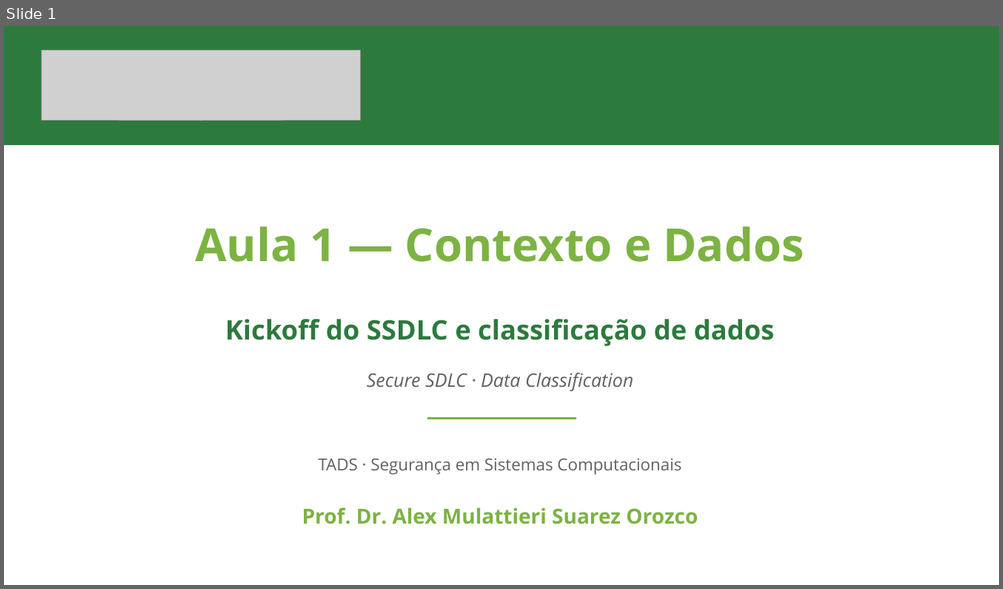
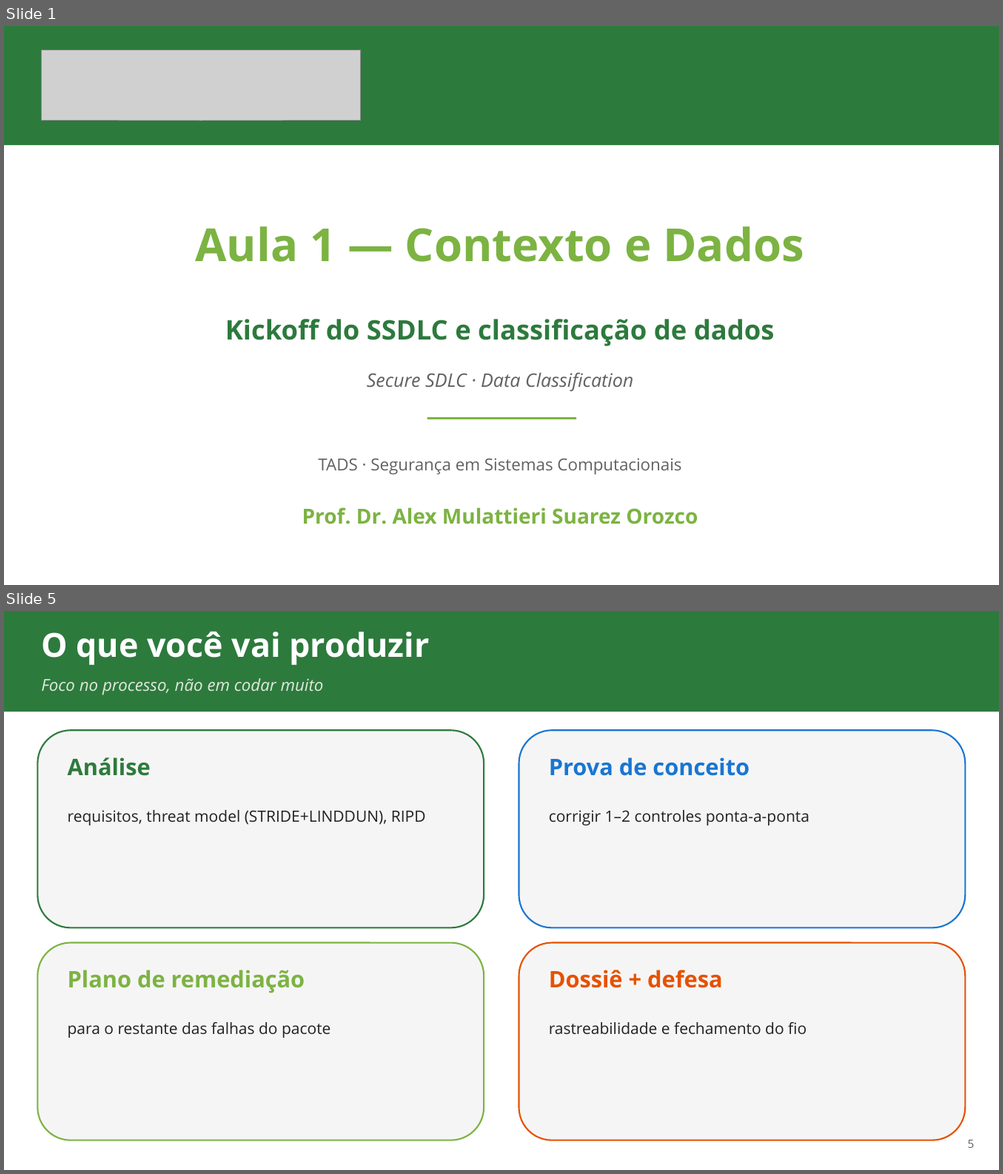
Before and after one commit to ads-sapucaia-ssc/SSC, a slide deck: aulas/aula-01-contexto-e-dados.pptx. Shown one above the other, each under a label of ours: slide 1 before the commit, slides 1 and 5 after it; the slides between them are not shown. The pictures are 1003x589 and 1003x1174 pixels, drawn with LibreOffice and Linux fonts; fonts in the diff are those of the drawing; grey boxes stand for pictures. Boxes give left, top, right and bottom in pixels: in the first picture for what was removed or moved away, otherwise in the second. Text is boxed around its words. In the diff, an @@ line names an element or a change of style, - is before the commit and + after.

```diff
--- a/aulas/aula-01-contexto-e-dados.pptx
+++ b/aulas/aula-01-contexto-e-dados.pptx
@@ slide 5 added at [4, 611, 999, 1170], background #FFFFFF @@
@@ rectangle added at [4, 611, 999, 712], fill #2D7A3D @@
@@ text added at [41, 631, 430, 665], 32 pt, text #FFFFFF, bold @@
+O que você vai produzir
@@ text added at [41, 678, 324, 695], 16 pt, text #E0E8DB, italic @@
+Foco no processo, não em codar muito
@@ rounded rectangle added at [37, 730, 484, 928], fill #F5F5F5, outline #2D7A3D 1.5 pt @@
@@ rounded rectangle added at [519, 730, 965, 928], fill #F5F5F5, outline #1976D2 1.5 pt @@
@@ text added at [68, 758, 151, 776], 22 pt, text #2D7A3D, bold @@
+Análise
@@ text added at [549, 758, 749, 776], 22 pt, text #1976D2, bold @@
+Prova de conceito
@@ text added at [68, 810, 426, 826], 15 pt, text #212121 @@
+requisitos, threat model (STRIDE+LINDDUN), RIPD
@@ text added at [549, 810, 809, 826], 15 pt, text #212121 @@
+corrigir 1–2 controles ponta-a-ponta
@@ rounded rectangle added at [37, 943, 484, 1141], fill #F5F5F5, outline #7CB342 1.5 pt @@
@@ rounded rectangle added at [519, 943, 965, 1141], fill #F5F5F5, outline #E65100 1.5 pt @@
@@ text added at [68, 970, 305, 994], 22 pt, text #7CB342, bold @@
+Plano de remediação
@@ text added at [549, 970, 723, 988], 22 pt, text #E65100, bold @@
+Dossiê + defesa
@@ text added at [68, 1022, 330, 1038], 15 pt, text #212121 @@
+para o restante das falhas do pacote
@@ text added at [549, 1022, 806, 1034], 15 pt, text #212121 @@
+rastreabilidade e fechamento do fio
@@ text added at [967, 1140, 974, 1148], 11 pt, text #616161 @@
+5
```
Also in this commit, not shown: 9 slides changed, 5 other slides added, 11 other files.
